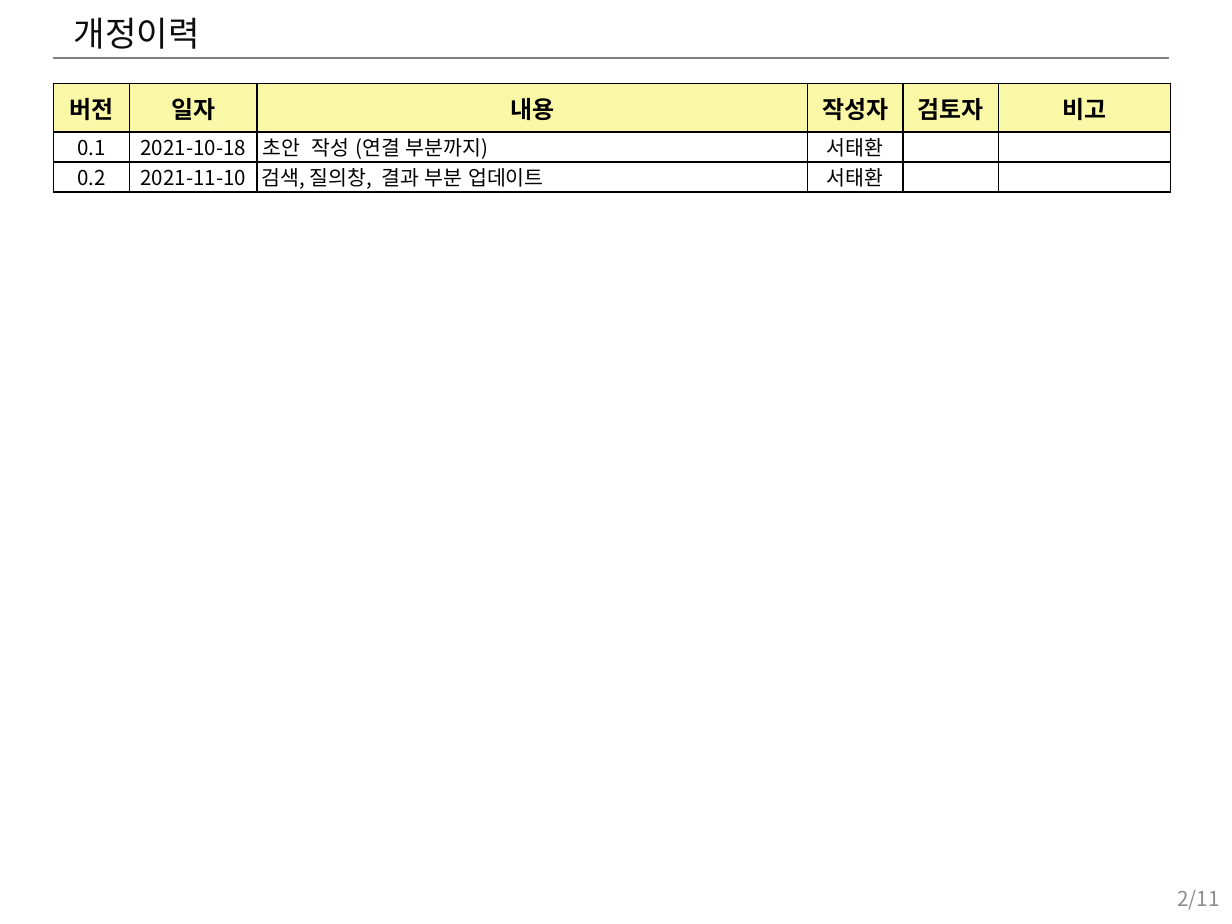
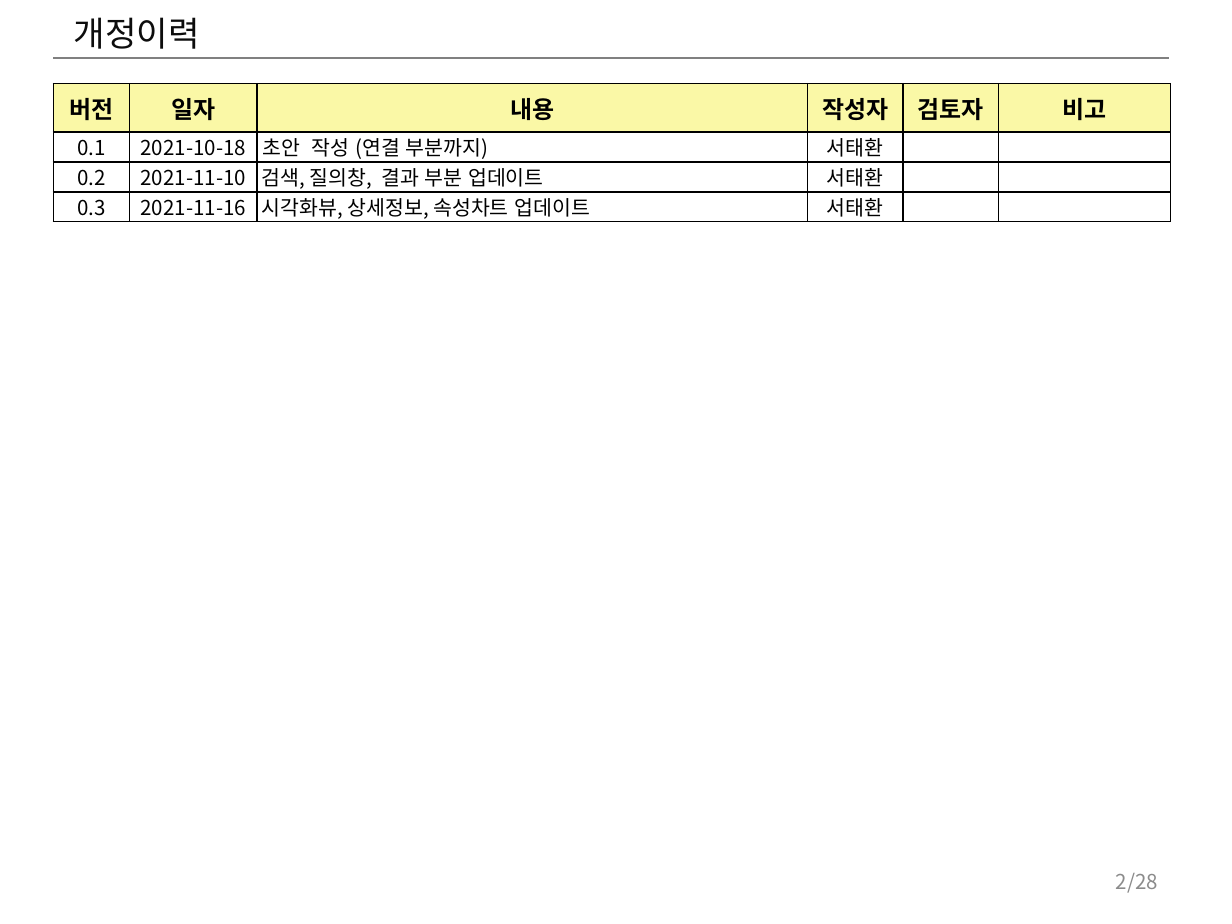
Before and after one commit to hwany7seo/gdbms_document, a slide deck: slide 2 of mockup/시각화도구_UI_UX_기획서.pptx. Drawn at 1232x924 pixels with LibreOffice and Linux fonts; fonts in the diff are those of the drawing. Boxes give left, top, right and bottom in pixels: in the first picture for what was removed or moved away, otherwise in the second. Text is boxed around its words. In the diff, an @@ line names an element or a change of style, - is before the commit and + after.

```diff
--- a/mockup/시각화도구_UI_UX_기획서.pptx
+++ b/mockup/시각화도구_UI_UX_기획서.pptx
@@ table at bbox=[53, 84, 1168, 223] @@
+row 4: 0.3 | 2021-11-16 | 시각화뷰, 상세정보, 속성차트 업데이트 | 서태환 |  | 
@@ page number at bbox=[1116, 873, 1158, 893]: text changed @@
-2/11
+2/28
```
Also in this commit, not shown: 16 other slides changed, 4 slides added, 20 other files.
